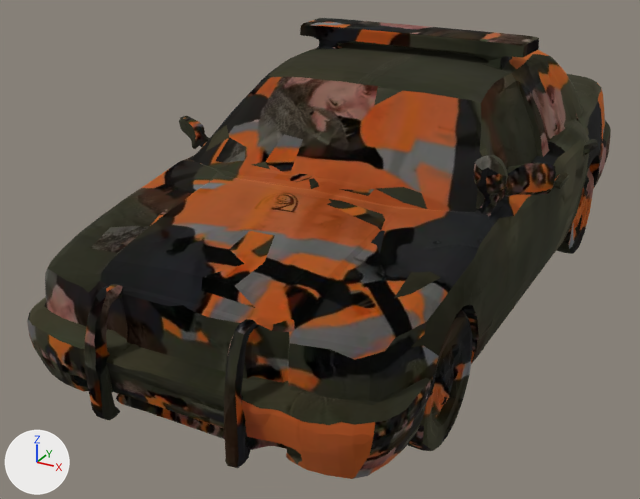
A saved change to the glTF model assets/fp/cdn/4d72f195-9a76-499c-a113-45d85344c7f8.glb.
One viewpoint serves both versions: a camera (50 mm lens) standing at (0.469, -1.041, 0.381) and looking at (-0.058, -0.082, -0.099). Lighting does not change. The marker at lower left points along +X, +Y and +Z. The picture after the commit comes second. Where no turn or scale is listed for an object, it has been applied to the vertices.

Names of what the first picture shows: 'geometry_0'.
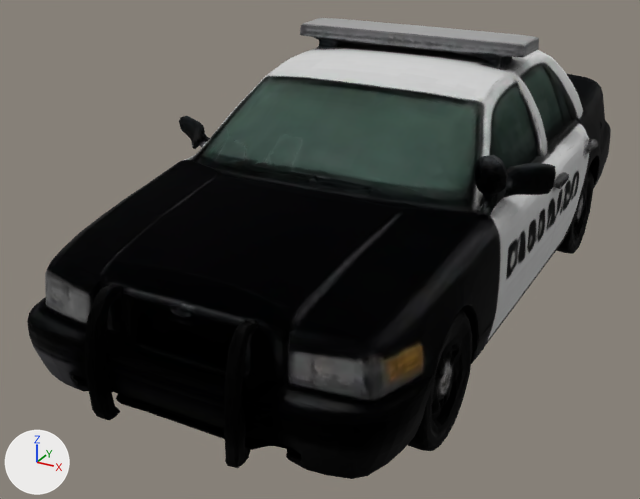
What differs and where, as boxes [x1, y1, x2, y2] in the pictures (640 x 499 px):
'geometry_0', surface changed: [27, 18, 611, 479] in both

Diff of the bpy script that builds the scene:
```diff
--- a/assets/fp/cdn/4d72f195-9a76-499c-a113-45d85344c7f8.glb.py
+++ b/assets/fp/cdn/4d72f195-9a76-499c-a113-45d85344c7f8.glb.py
@@ img_image_0 @@
+img_image_0 = load_image('Image_0', '_unpacked/Image_0', 1024, 1024, 'sRGB')
@@ mat_material_0 @@
 mat_material_0 = principled_material('Material_0')
-mat_material_0.texture = img_basecolor_webp
+mat_material_0.texture = img_image_0
 mat_material_0.metallic = 1.0
```
